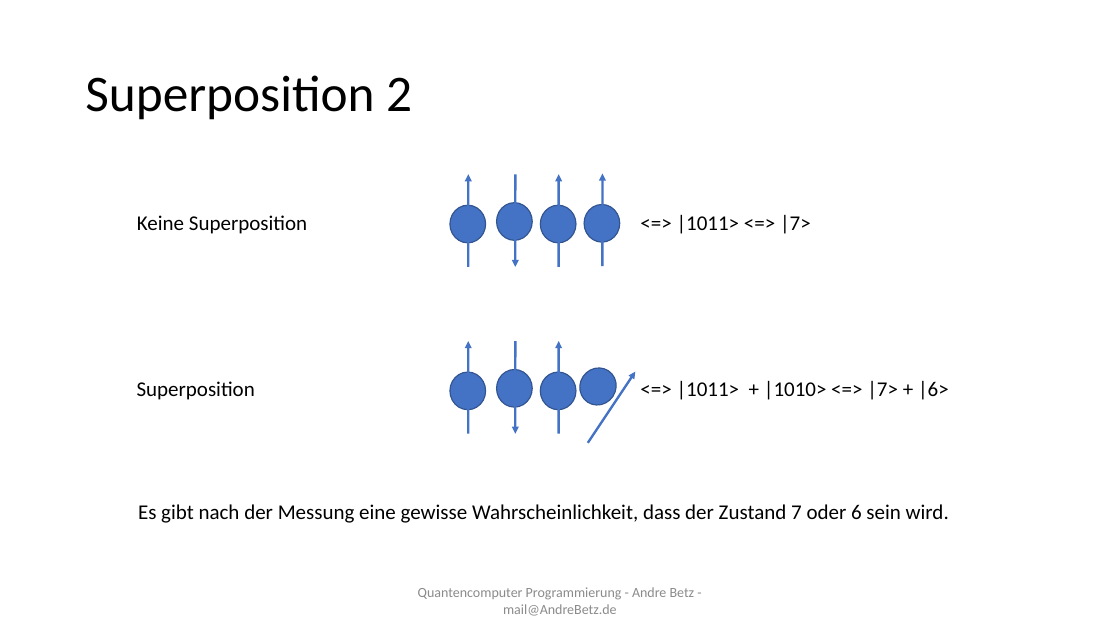
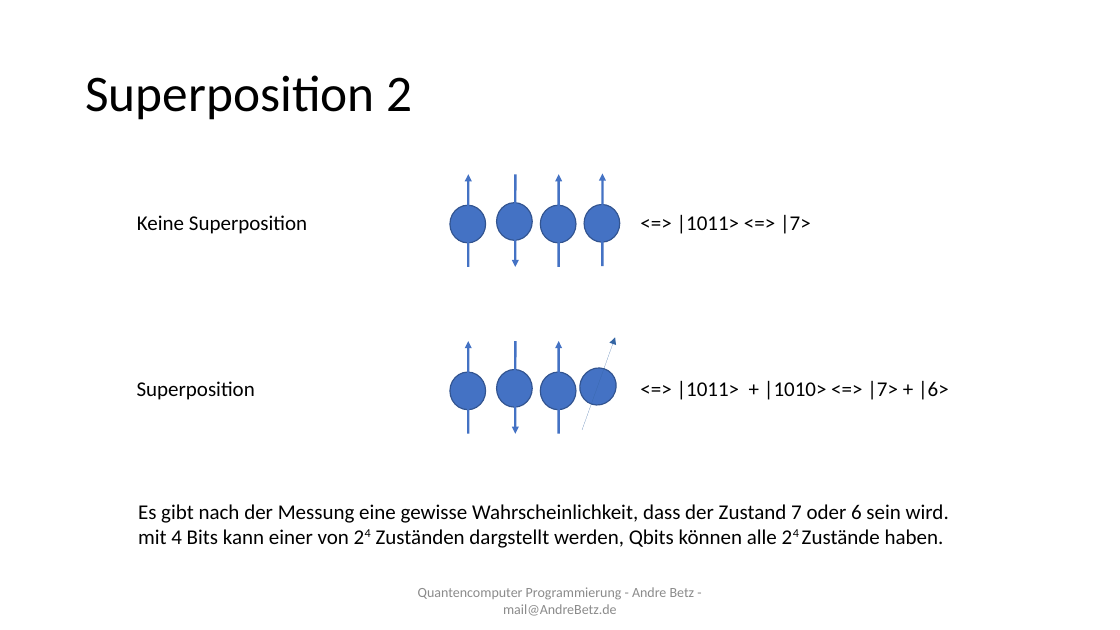
Before and after one commit to sky4walk/documents, a slide deck: slide 5 of QuantencomputerProgramming.odp. Drawn at 1120x630 pixels with LibreOffice and Linux fonts; fonts in the diff are those of the drawing. Boxes give left, top, right and bottom in pixels: in the first picture for what was removed or moved away, otherwise in the second. Text is boxed around its words. In the diff, an @@ line names an element or a change of style, - is before the commit and + after.

```diff
--- a/QuantencomputerProgramming.odp
+++ b/QuantencomputerProgramming.odp
@@ arrow moved from (581, 438) - (630, 365) to (582, 430) - (615, 338) @@
@@ arrow (582, 430) - (615, 338): stroke #4472C4 2.01 pt to #3465A4 0 pt @@
@@ text at <box>138,504,949,548</box>: text changed @@
-Es gibt nach der Messung eine gewisse Wahrscheinlichkeit, dass der Zustand 7 oder 6 sein wird.
+Es gibt nach der Messung eine gewisse Wahrscheinlichkeit, dass der Zustand 7 oder 6 sein wird.
+mit 4 Bits kann einer von 24 Zuständen dargstellt werden, Qbits können alle 24 Zustände haben.
```
Also in this commit, not shown: 3 other slides changed, 4 slides added, 1 other file.
